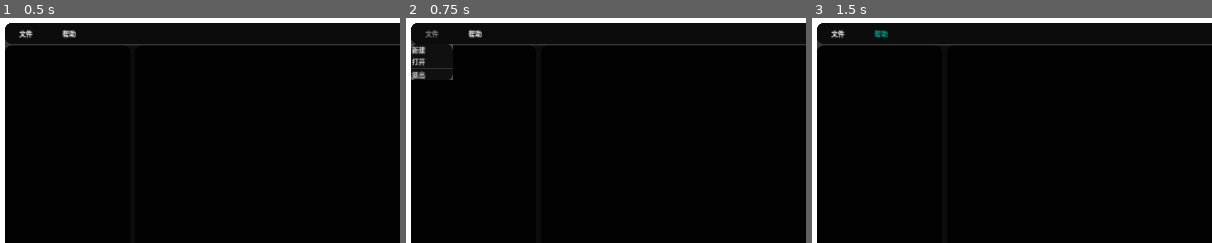
Above: before the commit, frames 1-3 (left to right).
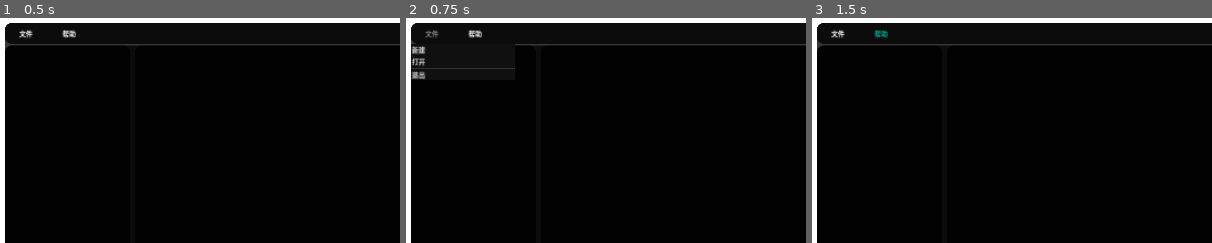
Above: after the commit, the same moments.

Repository: MRluUnity/Deer-s-Markdown-Tool
Game: Godot game, scene res://scenes/main.tscn
The game is run twice, just before and just after one commit, with the same random seed, the same clock (stepped at 60 frames per second) and the same inputs.
Inputs:
- Up to frame 1 (0.5 s): no input
- Up to frame 2 (0.75 s): click "文件" at 0.5 s
- Up to frame 3 (1.5 s): click "帮助" at 1.25 s
The pictures show only the part of the screen within x 0-50%, y 0-50%; the shares and areas given below are measured in that part.

Frame 1 is identical in both runs. In frame 2, 0.2% of the frame differs, in the area x 1-28%, y 11-28%; in frame 3, nothing differs.

Commit message:
研究明白了MenuButton，成功实装退出按钮

Diff:
--- a/config/a.tres
+++ b/config/a.tres
@@ -7,13 +7,15 @@
 corner_radius_bottom_right = 16
 corner_radius_bottom_left = 16
 
+[sub_resource type="StyleBoxTexture" id="StyleBoxTexture_pwncu"]
+
+[sub_resource type="StyleBoxTexture" id="StyleBoxTexture_uvuhh"]
+
 [sub_resource type="StyleBoxFlat" id="StyleBoxFlat_qehay"]
 bg_color = Color(0, 0, 0, 0.784314)
-corner_radius_top_left = 16
-corner_radius_top_right = 16
-corner_radius_bottom_right = 16
-corner_radius_bottom_left = 16
 
 [resource]
 PanelContainer/styles/panel = SubResource("StyleBoxFlat_adj3x")
+PopupMenu/styles/embedded_border = SubResource("StyleBoxTexture_pwncu")
+PopupMenu/styles/embedded_unfocused_border = SubResource("StyleBoxTexture_uvuhh")
 PopupMenu/styles/panel = SubResource("StyleBoxFlat_qehay")
--- a/project.godot
+++ b/project.godot
@@ -11,15 +11,11 @@
 [application]
 
 config/name="笔记软件"
+config/tags=PackedStringArray("application", "project")
 run/main_scene="res://scenes/main.tscn"
 run/enable_alt_space_menu=true
 config/features=PackedStringArray("4.3", "Forward Plus")
 config/icon="res://icon.svg"
-
-[autoload]
-
-UiTool="*res://scripts/global/ui_tool.gd"
-GroundGlass="*res://UI/ground_glass.tscn"
 
 [display]
 
--- a/scenes/header_panel_container.gd
+++ b/scenes/header_panel_container.gd
@@ -29,7 +29,8 @@
 	pass
 
 func _ready() -> void:
-	pass
+	file_menu_button.get_popup().id_pressed.connect(_on_file_menu_button_id_pressed)
+	help_menu_button.get_popup().id_pressed.connect(_on_help_menu_button_id_pressed)
 
 func _process(_delta: float) -> void:
 	pass
@@ -46,7 +47,42 @@
 
 # TODO 头部UI ===============>信号链接方法<===============
 #region 信号链接方法
+# TODO_FUC 头部UI：文件菜单按钮：Pressed信号
+func _on_file_menu_button_pressed() -> void:
+	pass
 
+# TODO_FUC 头部UI：帮助菜单按钮：Pressed信号
+func _on_help_menu_button_pressed() -> void:
+	pass
+
+# TODO_FUC 头部UI：文件菜单按钮：about_to_popup信号
+func _on_file_menu_button_about_to_popup() -> void:
+	await get_tree().process_frame
+	file_menu_button.get_popup().min_size = Vector2(250, 0)
+
+# TODO_FUC 头部UI：帮助菜单按钮：about_to_popup信号
+func _on_help_menu_button_about_to_popup() -> void:
+	await get_tree().process_frame
+	help_menu_button.get_popup().min_size = Vector2(250, 0)
+	help_menu_button.get_popup().get_focused_item()
+
+# TODO_FUC 头部UI：文件菜单按钮：弹出界面：id_pressed信号
+func _on_file_menu_button_id_pressed(id : int) -> void:
+	match id:
+		0:
+			print("新建")
+		1:
+			print("打开")
+		2:
+			get_tree().quit()
+
+# TODO_FUC 头部UI：帮助菜单按钮：弹出界面：id_pressed信号
+func _on_help_menu_button_id_pressed(id : int) -> void:
+	match id:
+		0:
+			print("基本操作说明")
+		1:
+			print("快捷键说明")
 #endregion
 
 # TODO 头部UI ===============>工具方法<===============
--- a/scenes/main.tscn
+++ b/scenes/main.tscn
@@ -105,3 +105,8 @@
 [node name="UI_EX" type="CanvasLayer" parent="."]
 
 [node name="UI_Window" type="Node2D" parent="."]
+
+[connection signal="about_to_popup" from="UI/PanelContainer/MarginContainer/PanelContainer/MainLayoutContainer/HeaderPanelContainer/MarginContainer/HBoxContainer/FileMenuButton" to="UI/PanelContainer/MarginContainer/PanelContainer/MainLayoutContainer/HeaderPanelContainer" method="_on_file_menu_button_about_to_popup"]
+[connection signal="pressed" from="UI/PanelContainer/MarginContainer/PanelContainer/MainLayoutContainer/HeaderPanelContainer/MarginContainer/HBoxContainer/FileMenuButton" to="UI/PanelContainer/MarginContainer/PanelContainer/MainLayoutContainer/HeaderPanelContainer" method="_on_file_menu_button_pressed"]
+[connection signal="about_to_popup" from="UI/PanelContainer/MarginContainer/PanelContainer/MainLayoutContainer/HeaderPanelContainer/MarginContainer/HBoxContainer/HelpMenuButton" to="UI/PanelContainer/MarginContainer/PanelContainer/MainLayoutContainer/HeaderPanelContainer" method="_on_help_menu_button_about_to_popup"]
+[connection signal="pressed" from="UI/PanelContainer/MarginContainer/PanelContainer/MainLayoutContainer/HeaderPanelContainer/MarginContainer/HBoxContainer/HelpMenuButton" to="UI/PanelContainer/MarginContainer/PanelContainer/MainLayoutContainer/HeaderPanelContainer" method="_on_help_menu_button_pressed"]
Not shown: 1 places in config/a.tres that only renumber resources
